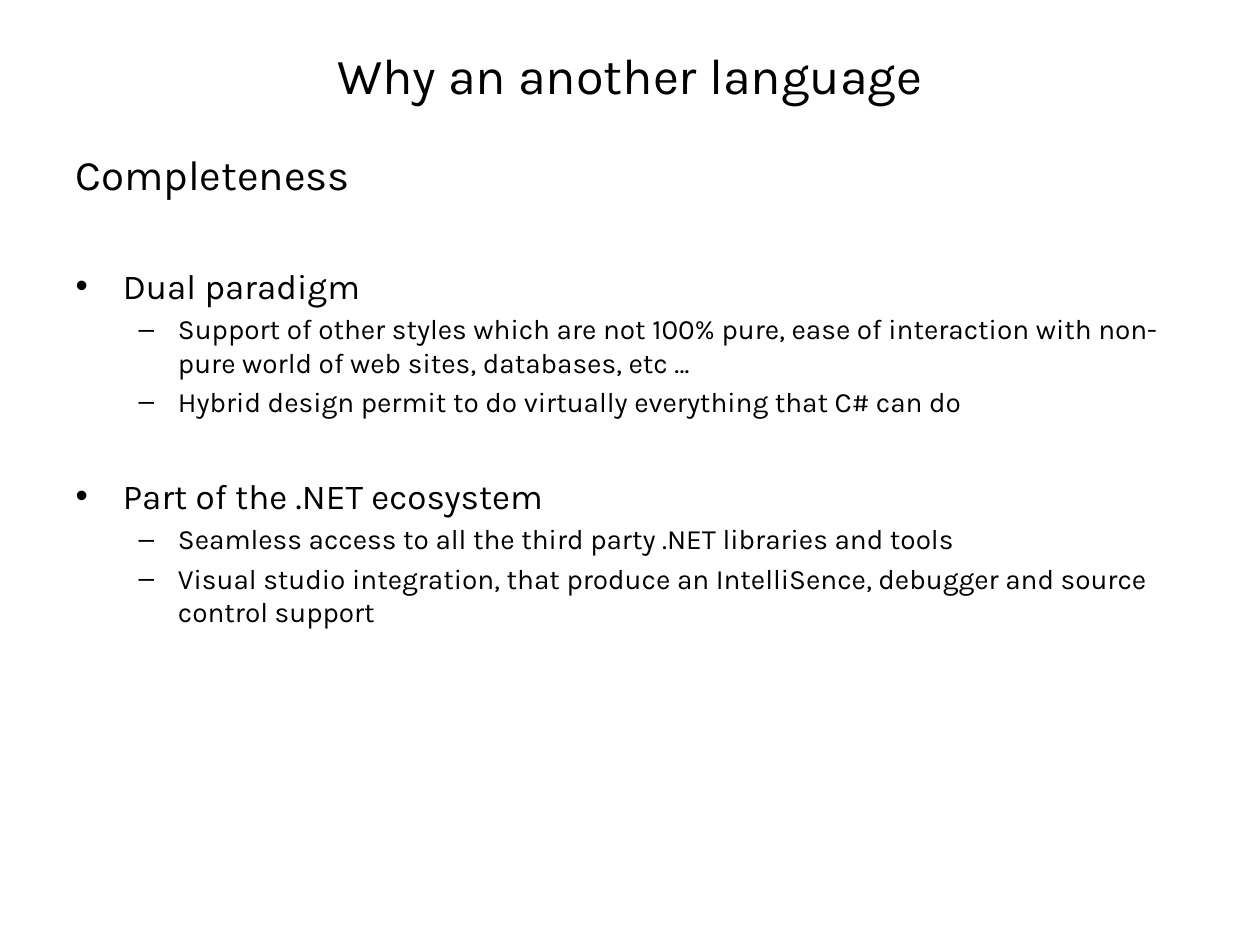
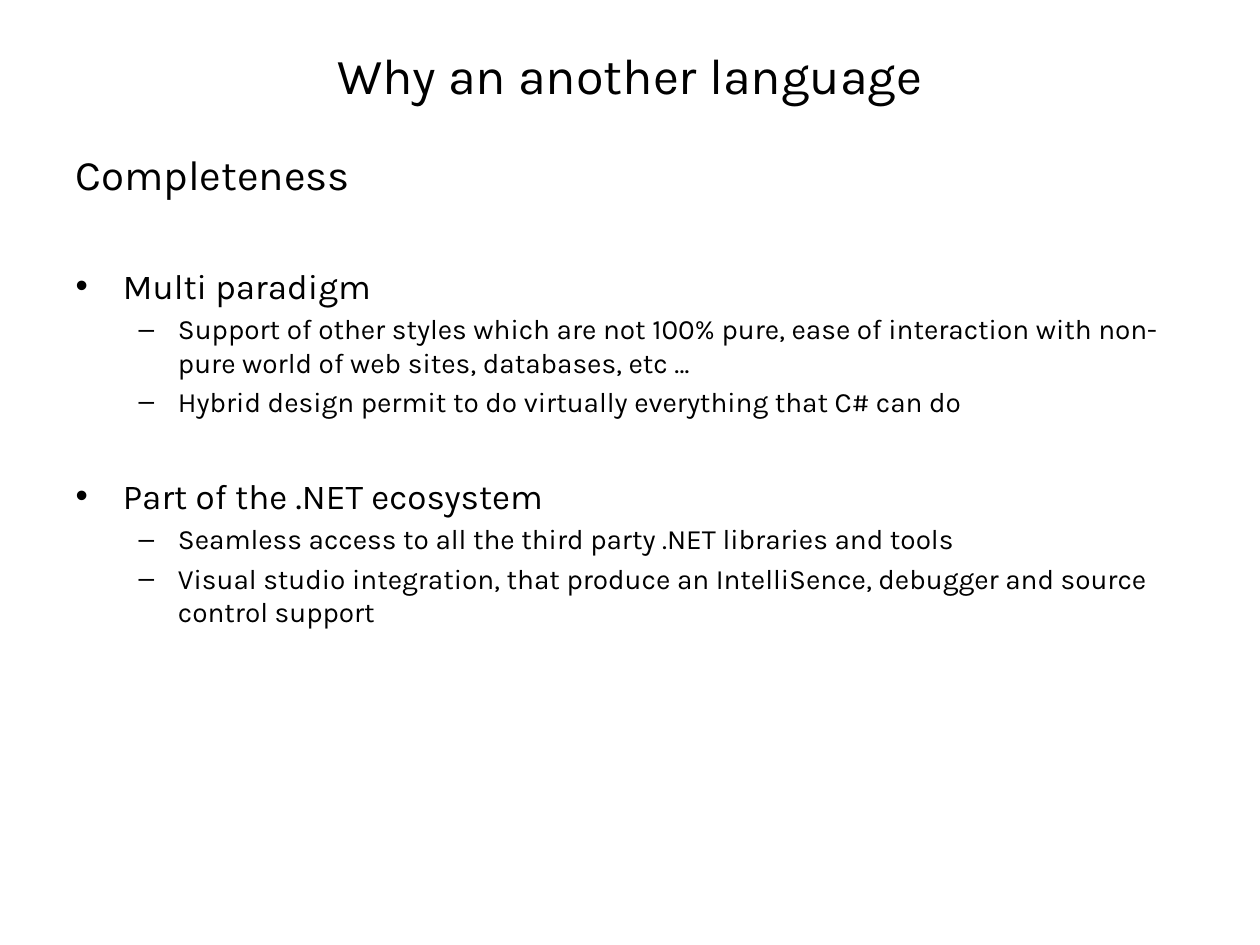
Before and after one commit to vba/presentations, a slide deck: slide 14 of fsharp/part1/presentation.pptx (slide 13 before the commit). Drawn at 1260x945 pixels with LibreOffice and Linux fonts; fonts in the diff are those of the drawing. Boxes give left, top, right and bottom in pixels: in the first picture for what was removed or moved away, otherwise in the second. Text is boxed around its words. In the diff, an @@ line names an element or a change of style, - is before the commit and + after.

```diff
--- a/fsharp/part1/presentation.pptx
+++ b/fsharp/part1/presentation.pptx
@@ text at <box>123,275,370,308</box>: text changed @@
-• Dual paradigm
+• Multi paradigm
```
Also in this commit, not shown: 1 other slide changed, 4 slides added, 6 other files.
